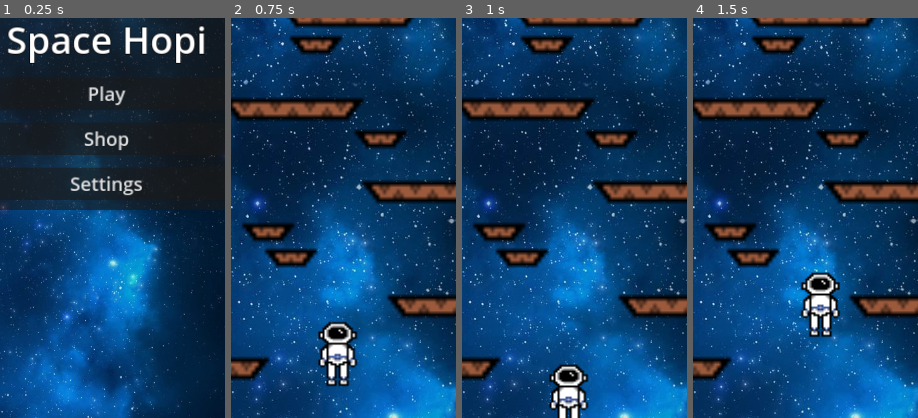
Above: before the commit, frames 1-4 (left to right).
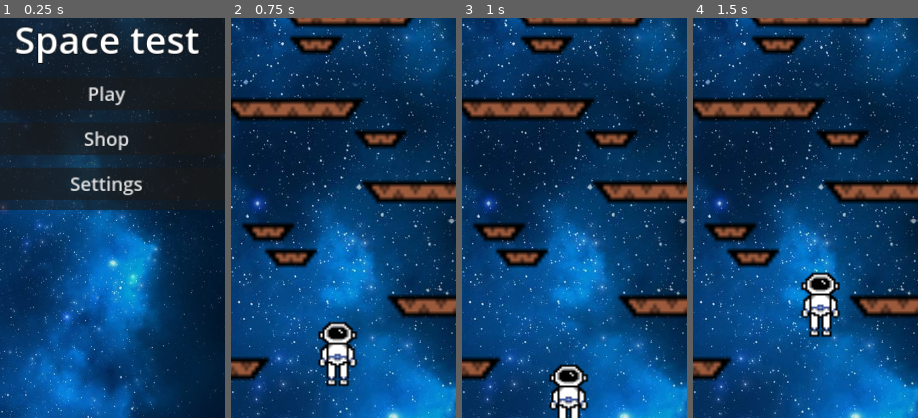
Above: after the commit, the same moments.

Repository: nlwens/SpaceHop
Game: Godot game, scene res://main_menu.tscn
Same seed, same stepped clock (60 frames per second), same inputs: the game is played once before the commit and once after it.
Inputs:
- Up to frame 1 (0.25 s): no input
- Up to frame 2 (0.75 s): click "Play" at 0.5 s
- Up to frame 3 (1 s): no input
- Up to frame 4 (1.5 s): hold Right (ui_right) from 1.28 s (still down)
The pictures show only the part of the screen within x 26-76%, y 39-89%; the shares and areas given below are measured in that part.

The runs differ from the first frame. In frame 1, 3.8% of the frame differs, in the area x 3-92%, y 2-12%; in frame 2, nothing differs; in frame 3, nothing differs; in frame 4, nothing differs.

Commit message:
testBrunch

Diff:
--- a/main_menu.tscn
+++ b/main_menu.tscn
@@ -59,7 +59,7 @@
 theme_override_constants/shadow_outline_size = 8
 theme_override_constants/line_spacing = 8
 theme_override_font_sizes/font_size = 60
-text = "Space Hopi"
+text = "Space test"
 horizontal_alignment = 1
 vertical_alignment = 1
 
--- a/project.godot
+++ b/project.godot
@@ -12,7 +12,7 @@
 
 config/name="SpaceHop"
 run/main_scene="res://main_menu.tscn"
-config/features=PackedStringArray("4.1", "Mobile")
+config/features=PackedStringArray("4.2", "Mobile")
 config/icon="res://icon.svg"
 
 [display]
